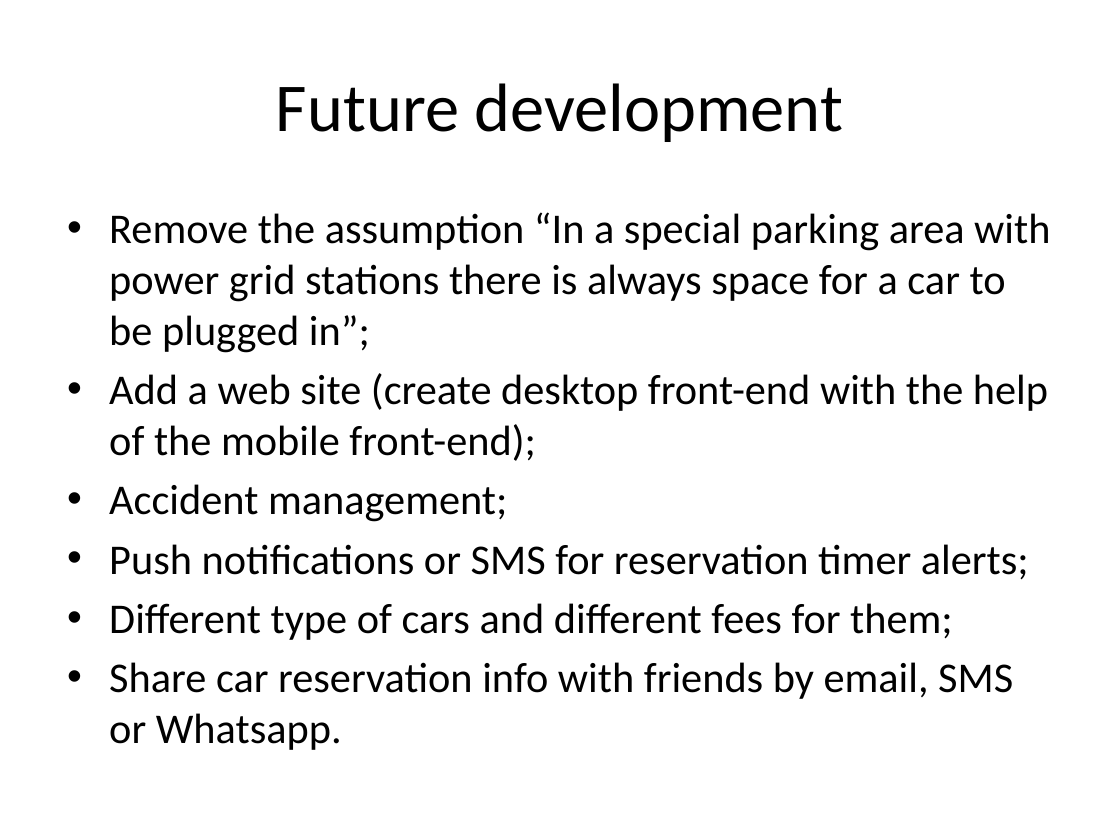
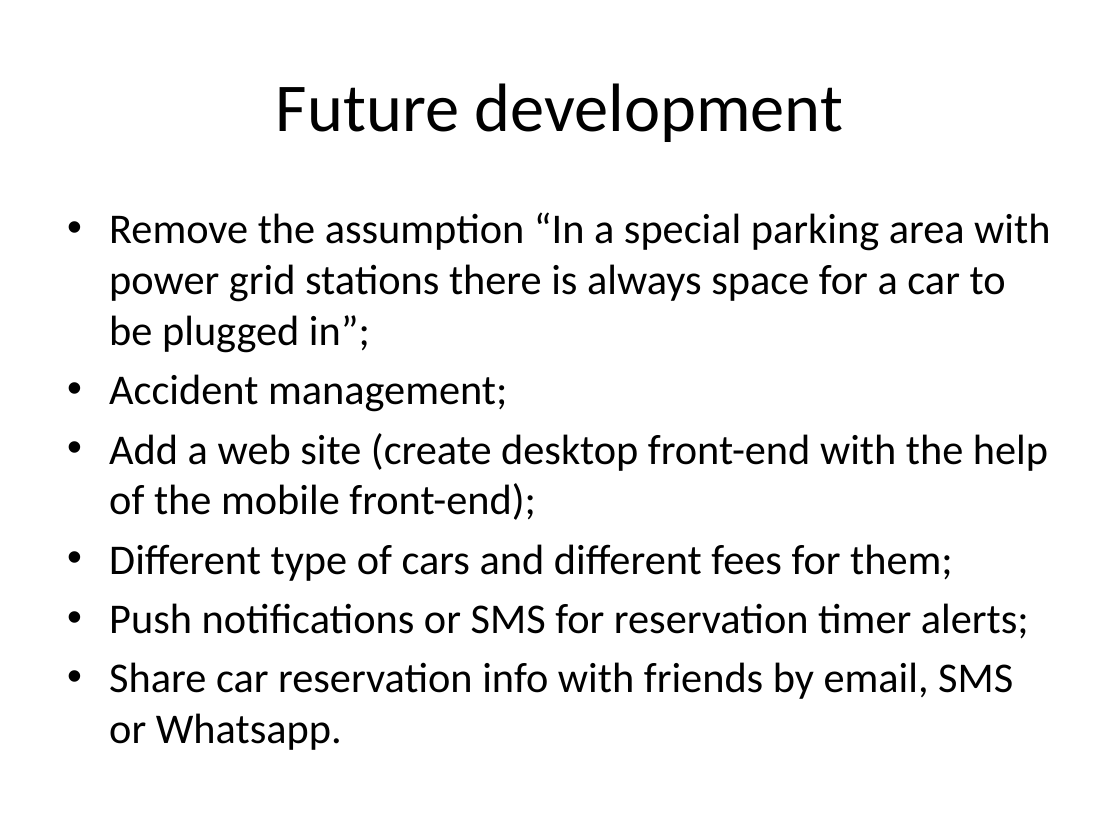
Before and after one commit to cattaneo-riccardo/PowerEnjoy, a slide deck: slide 32 of RASD/presentation/RASD_presentation.pptx. Drawn at 1120x840 pixels with LibreOffice and Linux fonts; fonts in the diff are those of the drawing. Boxes give left, top, right and bottom in pixels: in the first picture for what was removed or moved away, otherwise in the second. Text is boxed around its words. In the diff, an @@ line names an element or a change of style, - is before the commit and + after.

```diff
--- a/RASD/presentation/RASD_presentation.pptx
+++ b/RASD/presentation/RASD_presentation.pptx
@@ text at box(109, 374, 507, 412): paragraph added @@
+• Accident management;
@@ text at box(109, 544, 953, 581): text changed @@
-• Accident management;
+• Different type of cars and different fees for them;
@@ text at box(109, 603, 953, 640): paragraph removed @@
-• Different type of cars and different fees for them;
```
Also in this commit, not shown: 4 other slides changed.
